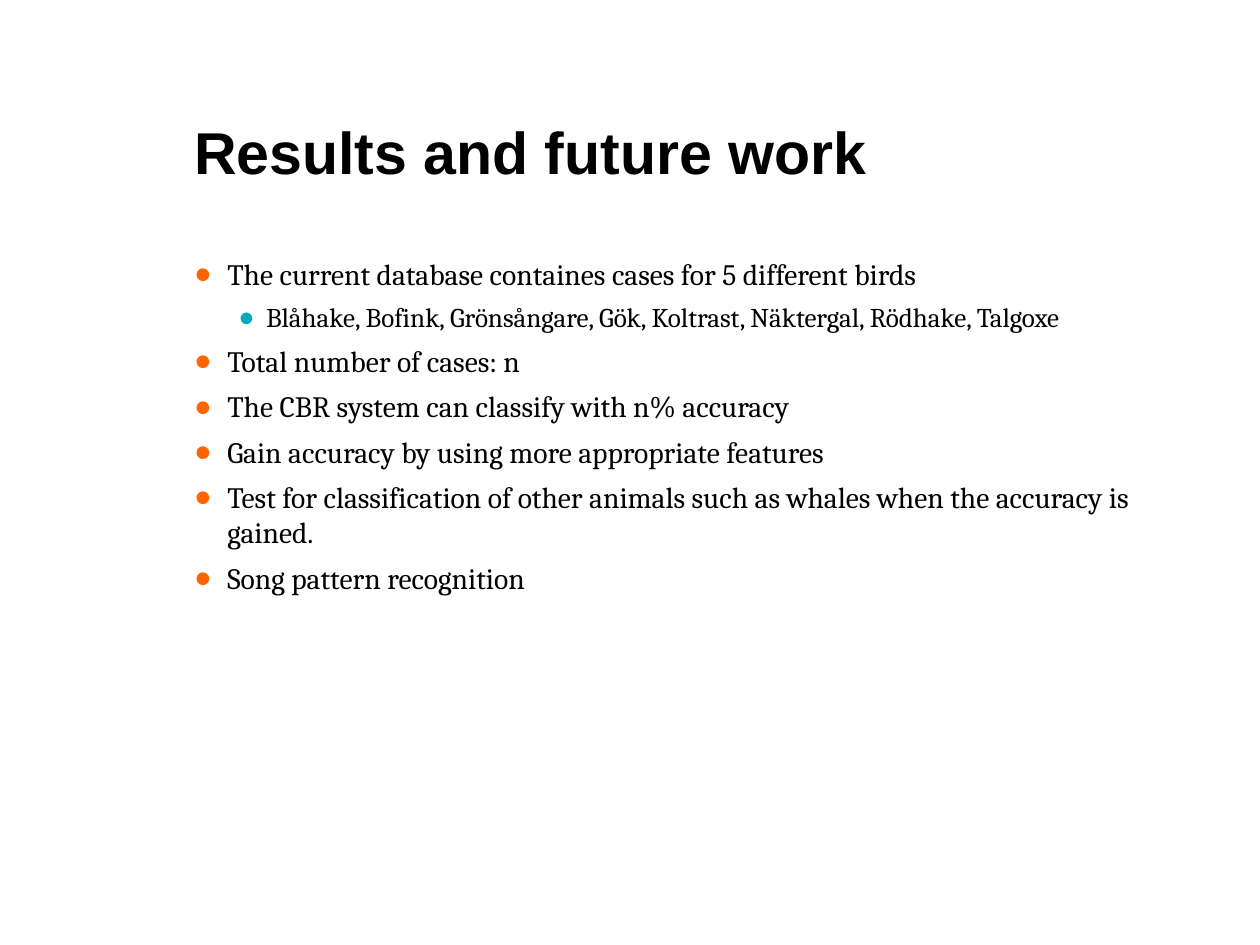
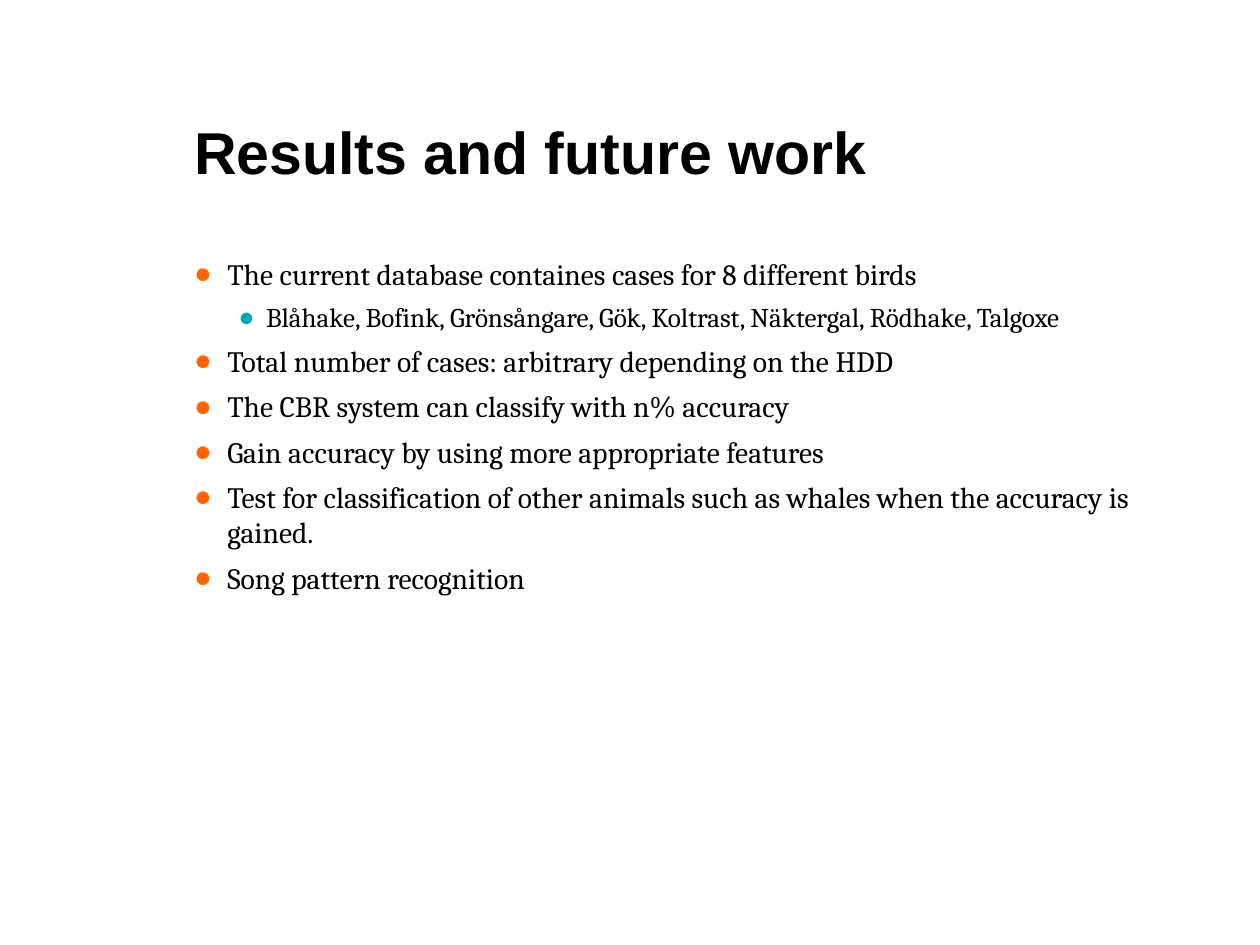
Before and after one commit to ada/case-based-reasoning, a slide deck: slide 8 of report/presentation.pptx. Drawn at 1260x945 pixels with LibreOffice and Linux fonts; fonts in the diff are those of the drawing; background and template pictures are left out. Boxes give left, top, right and bottom in pixels: in the first picture for what was removed or moved away, otherwise in the second. Text is boxed around its words. In the diff, an @@ line names an element or a change of style, - is before the commit and + after.

```diff
--- a/report/presentation.pptx
+++ b/report/presentation.pptx
@@ text at bbox=[227, 264, 917, 286]: text changed @@
-● The current database containes cases for 5 different birds
+● The current database containes cases for 8 different birds
@@ text at bbox=[227, 351, 893, 379]: text changed @@
-● Total number of cases: n
+● Total number of cases: arbitrary depending on the HDD
```
Also in this commit, not shown: 7 other slides changed, 1 slide added, 1 slide removed.
